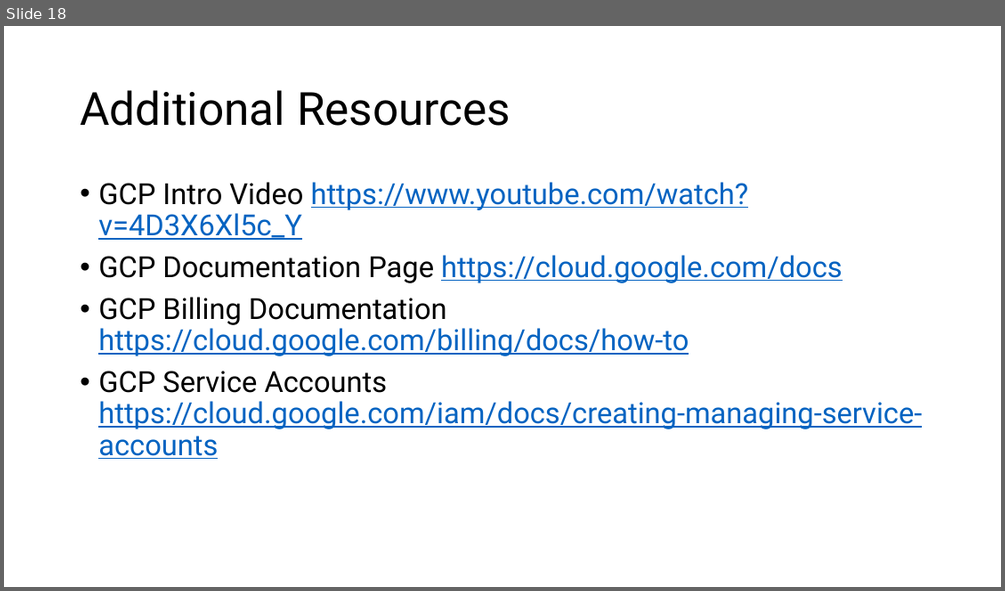
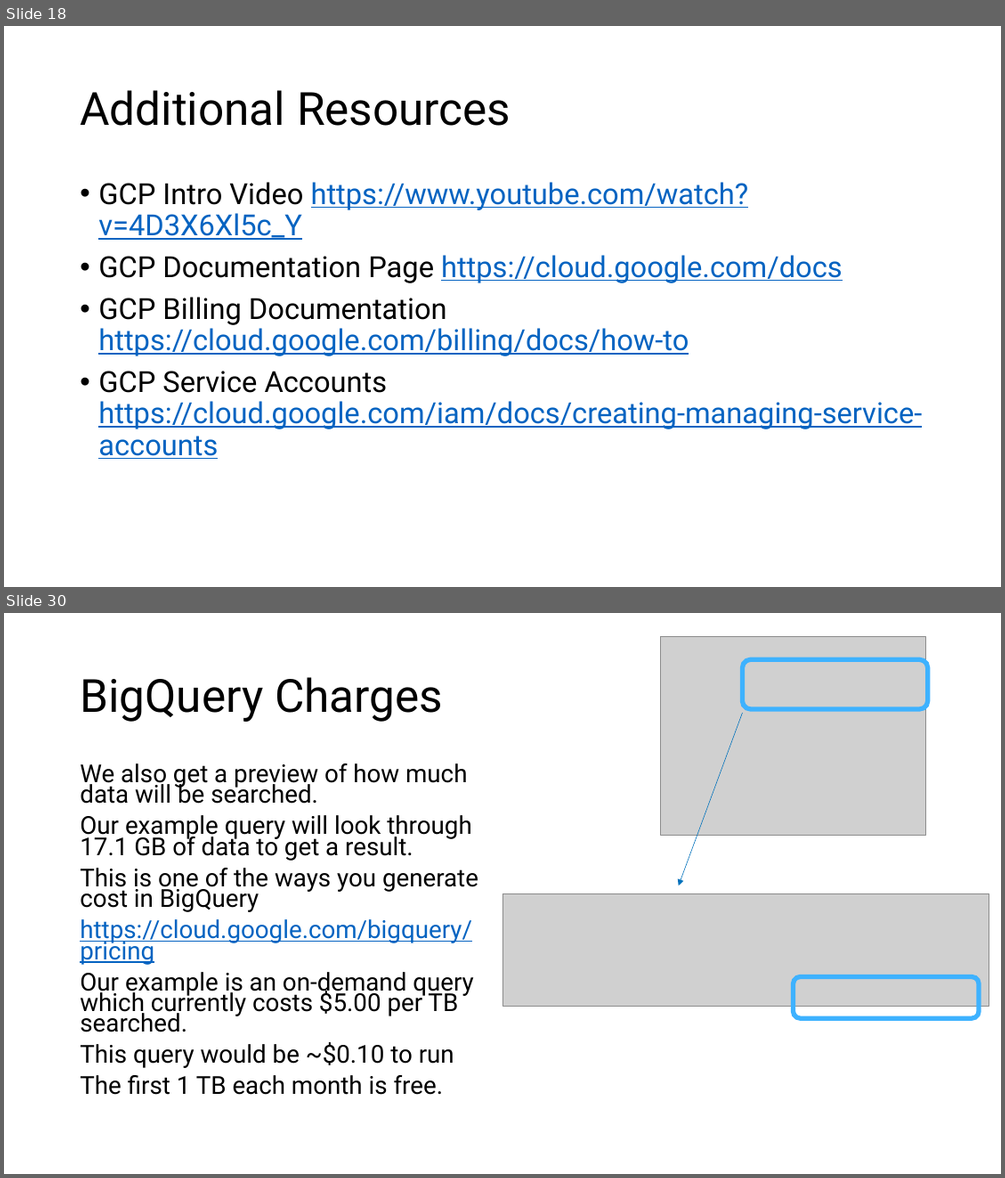
Before and after one commit to ncbi/ASHG-Workshop-2021, a slide deck: ASHG_1.pptx. Shown one above the other, each under a label of ours: slide 18 before the commit, slides 18 and 30 after it; the slides between them are not shown. The pictures are 1005x591 and 1005x1178 pixels, drawn with LibreOffice and Linux fonts; fonts in the diff are those of the drawing; grey boxes stand for pictures; background and template pictures are left out. Boxes give left, top, right and bottom in pixels: in the first picture for what was removed or moved away, otherwise in the second. Text is boxed around its words. In the diff, an @@ line names an element or a change of style, - is before the commit and + after.

Commit message:
Add files via upload
Added bigquery slides

```diff
--- a/ASHG_1.pptx
+++ b/ASHG_1.pptx
@@ slide 30 added at <box>4,613,1001,1174</box>, background picture (left out) @@
@@ picture added at <box>661,636,925,835</box> @@
@@ rounded rectangle added at <box>742,659,928,709</box>, outline #3EB2FF 4.5 pt @@
@@ title added at <box>80,677,443,722</box>, 44 pt, text #000000 @@
+BigQuery Charges
@@ arrow added from (742, 713) to (679, 886), #0071BC 0.5 pt @@
@@ text added at <box>80,763,478,1094</box>, 23.8 pt, text #000000 @@
+We also get a preview of how much data will be searched.
+Our example query will look through 17.1 GB of data to get a result.
+This is one of the ways you generate cost in BigQuery
+https://cloud.google.com/bigquery/pricing
+Our example is an on-demand query which currently costs $5.00 per TB searched.
+This query would be ~$0.10 to run
+The first 1 TB each month is free.
@@ picture added at <box>502,893,989,1005</box> @@
@@ rounded rectangle added at <box>793,976,979,1018</box>, outline #3EB2FF 4.5 pt @@
```
Also in this commit, not shown: 20 other slides added.
